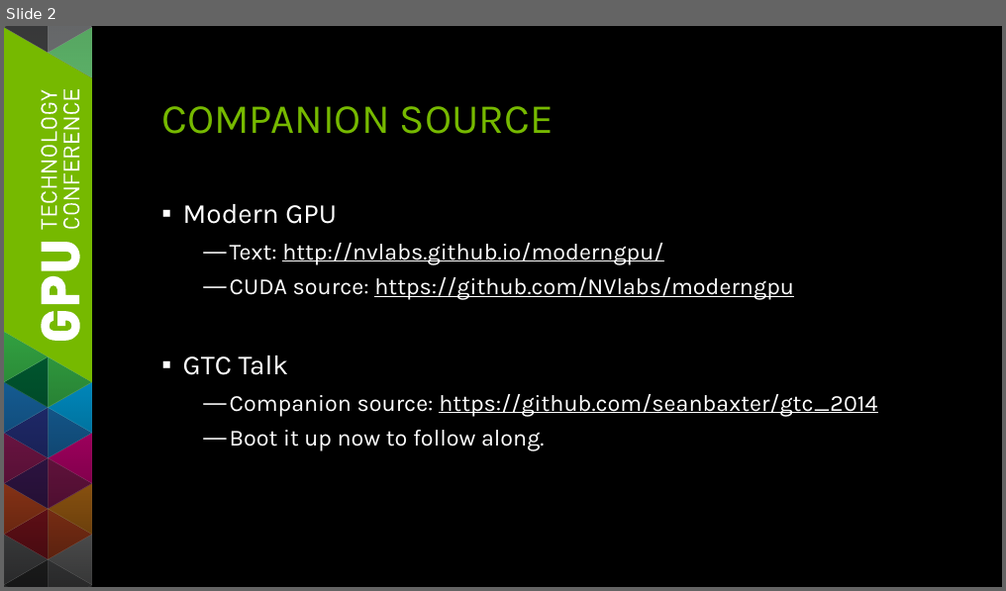
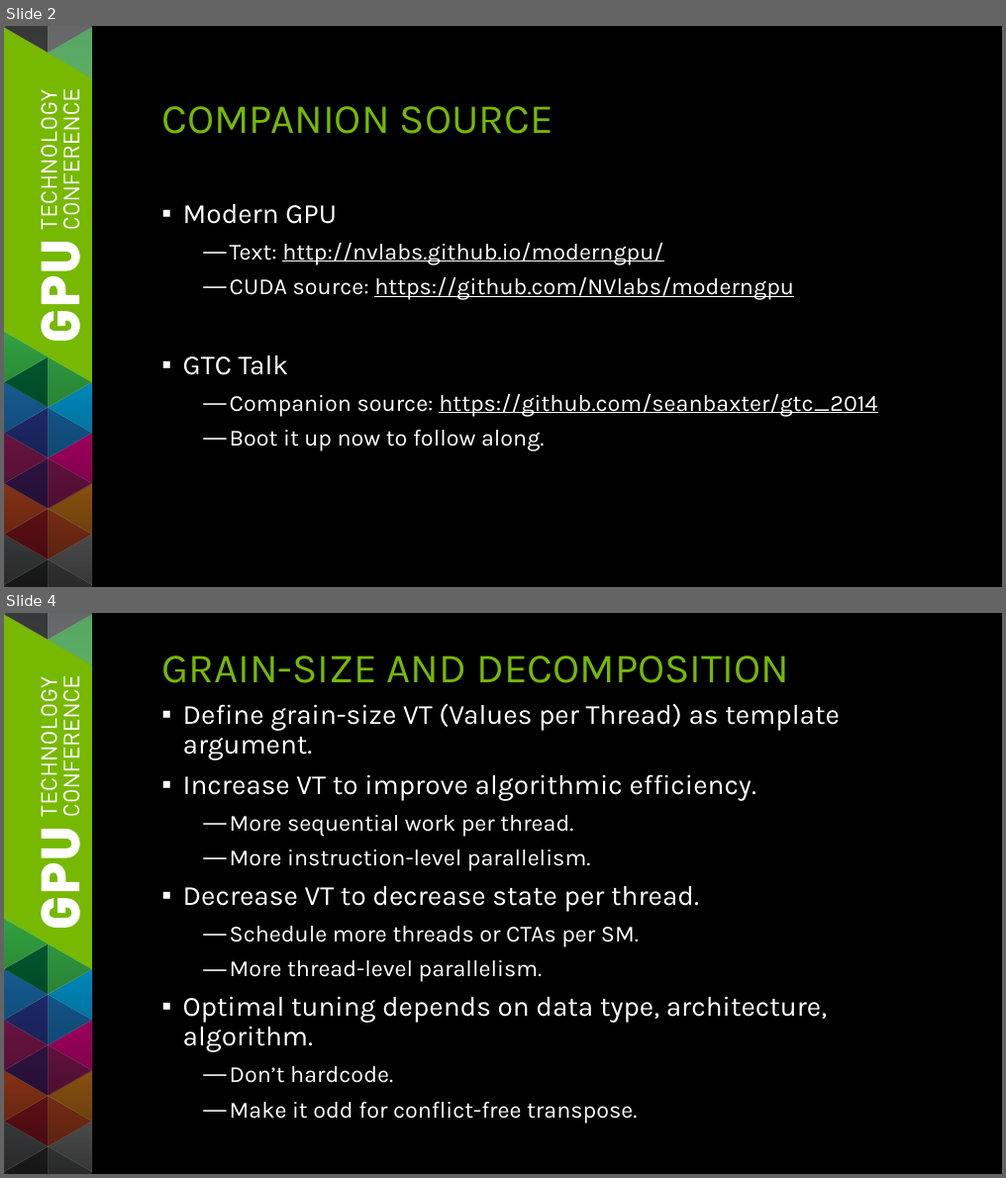
Before and after one commit to seanbaxter/gtc_2014, a slide deck: gtc_2014_sean_baxter.pptx. Shown one above the other, each under a label of ours: slide 2 before the commit, slides 2 and 4 after it; the slides between them are not shown. The pictures are 1006x591 and 1006x1178 pixels, drawn with LibreOffice and Linux fonts; fonts in the diff are those of the drawing. Boxes give left, top, right and bottom in pixels: in the first picture for what was removed or moved away, otherwise in the second. Text is boxed around its words. In the diff, an @@ line names an element or a change of style, - is before the commit and + after.

```diff
--- a/gtc_2014_sean_baxter.pptx
+++ b/gtc_2014_sean_baxter.pptx
@@ slide 4 added at (4,613,1002,1174), background #000000; not listed: 101 template elements that a slide beside it also shows @@
@@ title added at (161,656,789,683), 36 pt, text #76B900 @@
+GRAIN-SIZE AND DECOMPOSITION
@@ text added at (183,704,840,1123), 24 pt, text #FFFFFF @@
+▪ Define grain-size VT (Values per Thread) as template argument.
+▪ Increase VT to improve algorithmic efficiency.
+  — More sequential work per thread.
+  — More instruction-level parallelism.
+▪ Decrease VT to decrease state per thread.
+  — Schedule more threads or CTAs per SM.
+  — More thread-level parallelism.
+▪ Optimal tuning depends on data type, architecture, algorithm.
+  — Don’t hardcode.
+  — Make it odd for conflict-free transpose.
```
Also in this commit, not shown: 3 slides changed, 12 other slides added, 4 slides removed, 4 other files.
